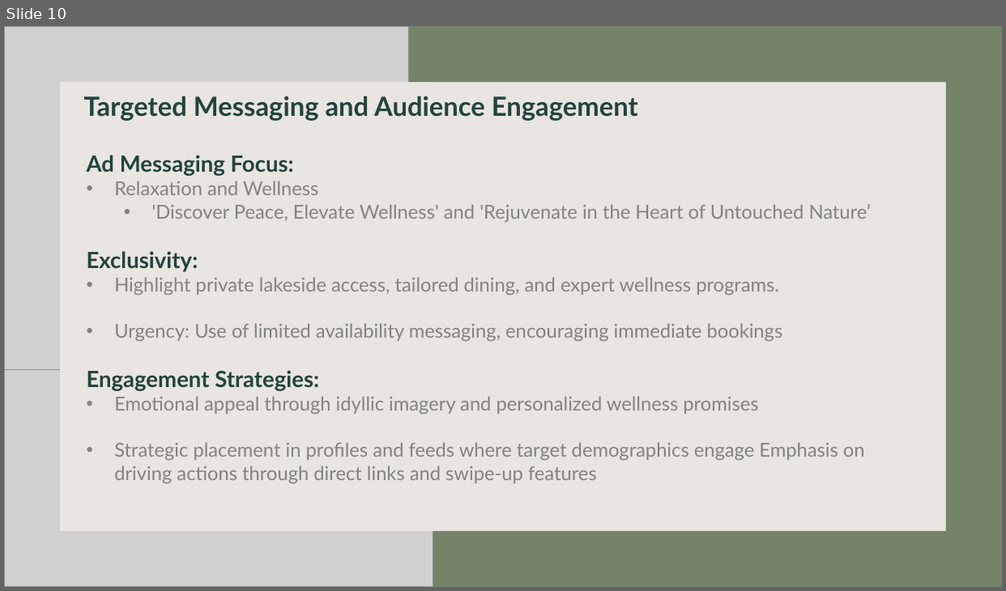
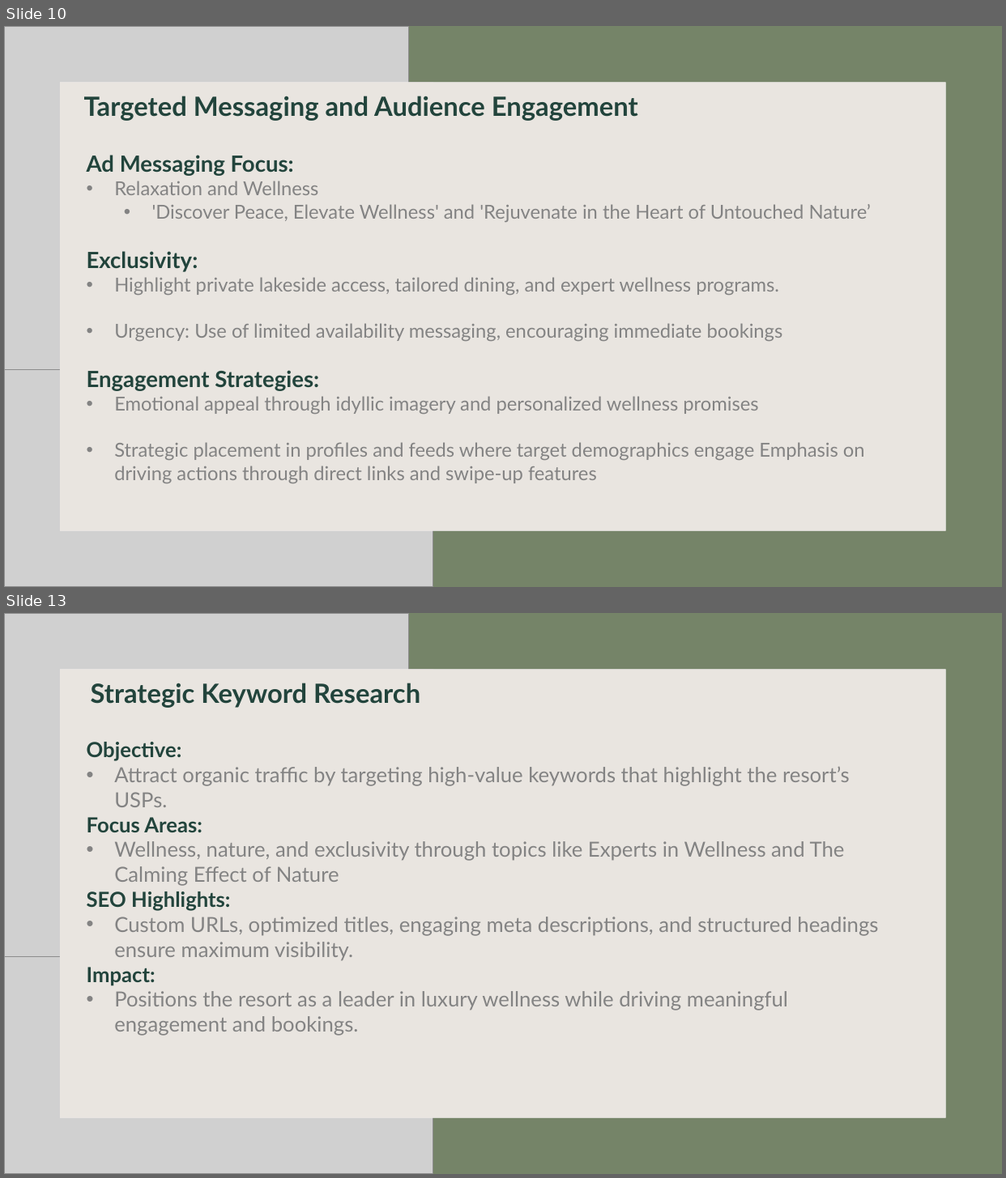
Before and after one commit to markusKoppensteiner1998/digitalMarketing, a slide deck: DIGMA_Presentation.pptx. Shown one above the other, each under a label of ours: slide 10 before the commit, slides 10 and 13 after it; the slides between them are not shown. The pictures are 1006x591 and 1006x1178 pixels, drawn with LibreOffice and Linux fonts; fonts in the diff are those of the drawing; grey boxes stand for pictures; background and template pictures are left out. Boxes give left, top, right and bottom in pixels: in the first picture for what was removed or moved away, otherwise in the second. Text is boxed around its words. In the diff, an @@ line names an element or a change of style, - is before the commit and + after.

```diff
--- a/DIGMA_Presentation.pptx
+++ b/DIGMA_Presentation.pptx
@@ slide 13 added at (x1=4, y1=613, x2=1002, y2=1174), background #FFFFFF @@
@@ rectangle added at (x1=4, y1=613, x2=1002, y2=1174), fill #758468 @@
@@ picture added at (x1=4, y1=613, x2=409, y2=956) @@
@@ picture added at (x1=4, y1=670, x2=433, y2=1174) @@
@@ rectangle added at (x1=59, y1=669, x2=945, y2=1118), fill #E0DAD4 at 70% opacity @@
@@ rectangle added at (x1=60, y1=669, x2=946, y2=1118), fill #FFFFFF @@
@@ text added at (x1=91, y1=683, x2=420, y2=708), 25.5 pt, text #22443C, bold @@
+Strategic Keyword Research
@@ text added at (x1=87, y1=742, x2=878, y2=1036), 20 pt, text #838383 @@
+Objective:
+• Attract organic traffic by targeting high-value keywords that highlight the resort’s USPs.
+Focus Areas:
+• Wellness, nature, and exclusivity through topics like Experts in Wellness and The Calming Effect of Nature
+SEO Highlights:
+• Custom URLs, optimized titles, engaging meta descriptions, and structured headings ensure maximum visibility.
+Impact:
+• Positions the resort as a leader in luxury wellness while driving meaningful engagement and bookings.
```
Also in this commit, not shown: 13 other slides added, 1 other file.
